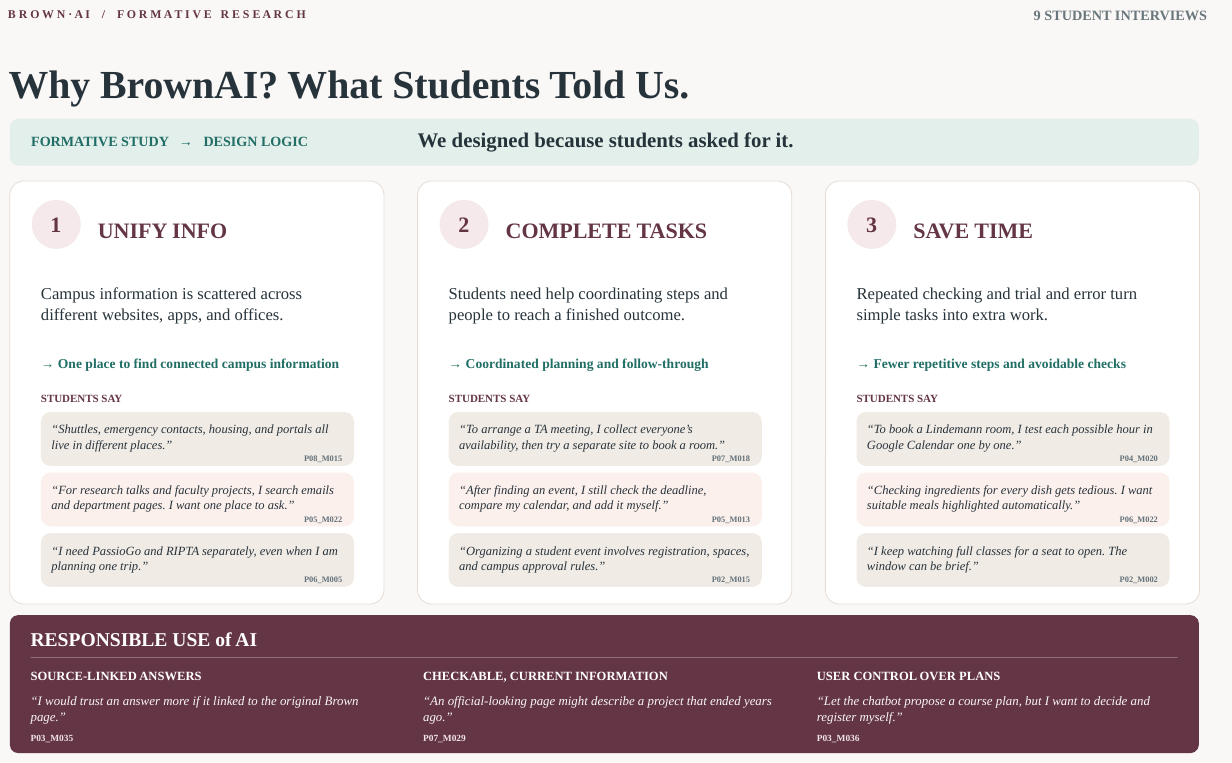
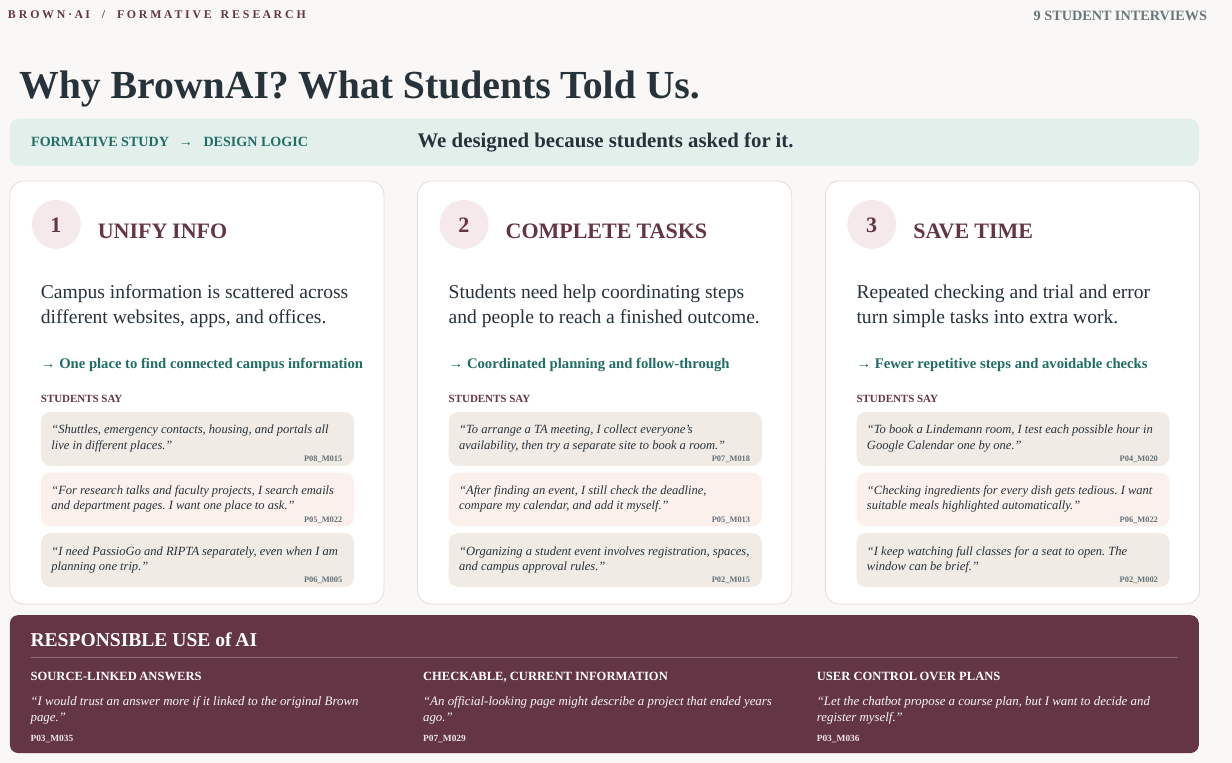
Before and after one commit to estherliu02/BrownAI-JEV-Playground, a slide deck: slide 1 of Takeaway.pptx. Drawn at 1232x763 pixels with LibreOffice and Linux fonts; fonts in the diff are those of the drawing. Boxes give left, top, right and bottom in pixels: in the first picture for what was removed or moved away, otherwise in the second. Text is boxed around its words. In the diff, an @@ line names an element or a change of style, - is before the commit and + after.

```diff
--- a/Takeaway.pptx
+++ b/Takeaway.pptx
@@ text "Why BrownAI? What Students Told ...": place and size @@
-text "Why BrownAI? What Students Told ..." at [9, 70, 689, 106]
+text "Why BrownAI? What Students Told ..." at [19, 70, 700, 106]
@@ size 20.3 to 24 pt in 3 elements at [41, 284, 348, 327], [449, 284, 760, 327], [857, 284, 1150, 327] @@
@@ size 16.6 to 18 pt in 3 elements at [59, 357, 363, 371], [467, 357, 729, 372], [875, 358, 1148, 371] @@
```
Also in this commit, not shown: 3 other files.
